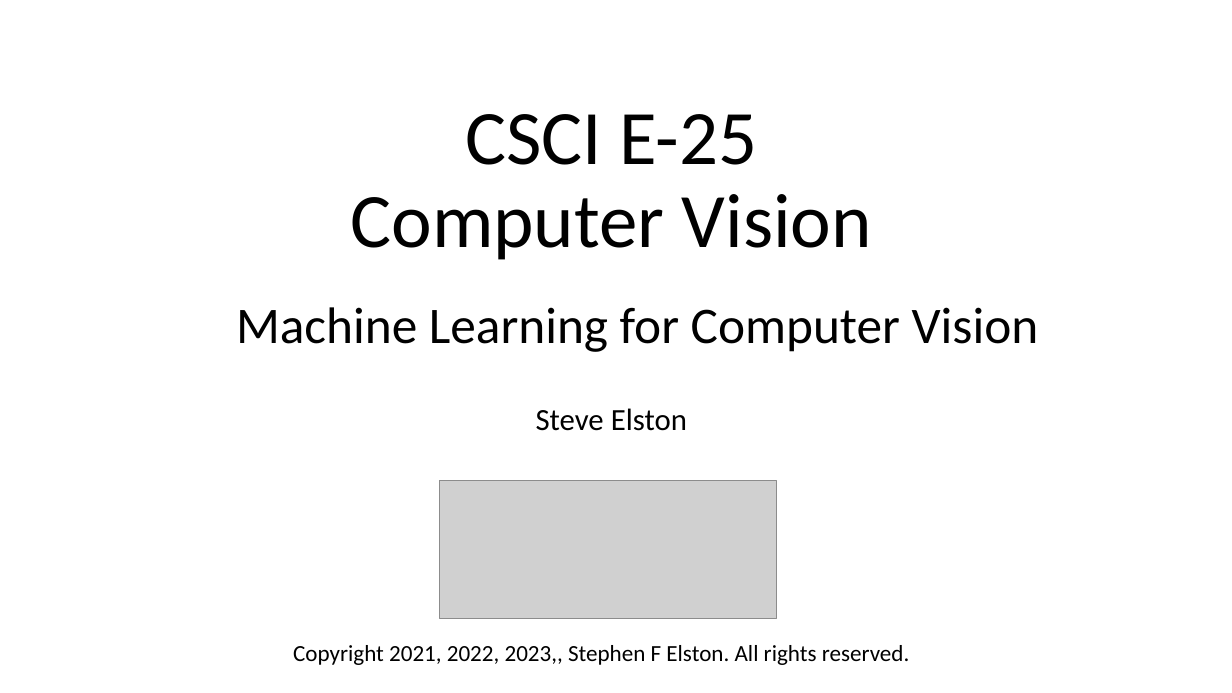
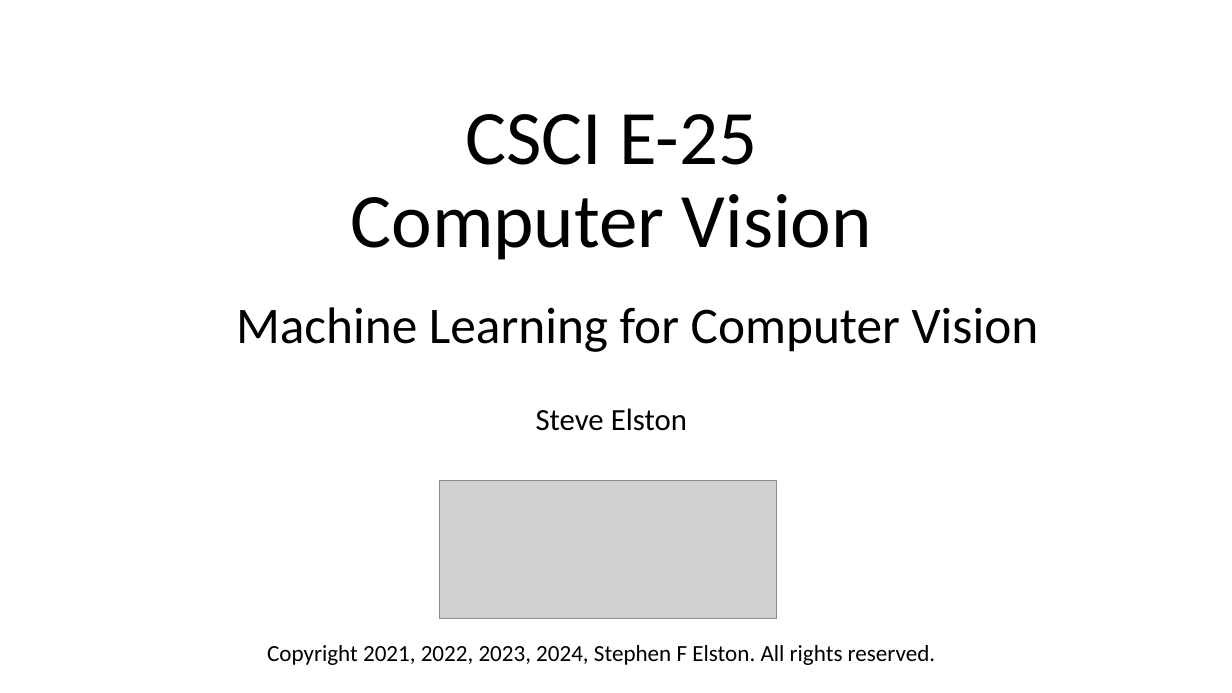
Before and after one commit to StephenElston/CSCI-E25, a slide deck: slide 1 of Slides/4_MachineLearningForCV.pptx. Drawn at 1232x693 pixels with LibreOffice and Linux fonts; fonts in the diff are those of the drawing; grey boxes stand for pictures. Boxes give left, top, right and bottom in pixels: in the first picture for what was removed or moved away, otherwise in the second. Text is boxed around its words. In the diff, an @@ line names an element or a change of style, - is before the commit and + after.

Commit message:
Small corrections to slides

```diff
--- a/Slides/4_MachineLearningForCV.pptx
+++ b/Slides/4_MachineLearningForCV.pptx
@@ text at bbox=[267, 645, 936, 665]: text changed @@
-Copyright 2021, 2022, 2023,, Stephen F Elston. All rights reserved.
+Copyright 2021, 2022, 2023, 2024, Stephen F Elston. All rights reserved.
```
